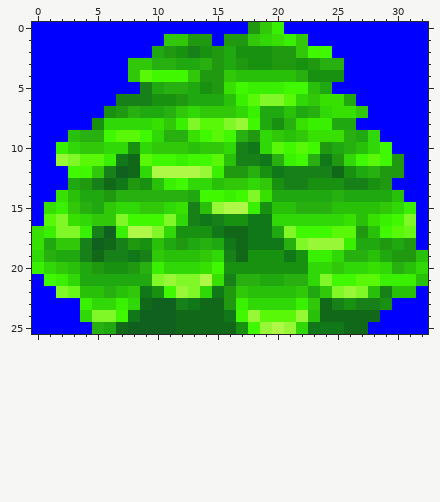
File history of a pixel-art sprite, assets/Map/Map3/image/new_intro_smallbush.png. The picture above was drawn from the file before the commit.
The file is 33x26 pixels. Pixels under 10% opacity are left out. Colours within 5 levels of each other are drawn and written as one.
Once edited:
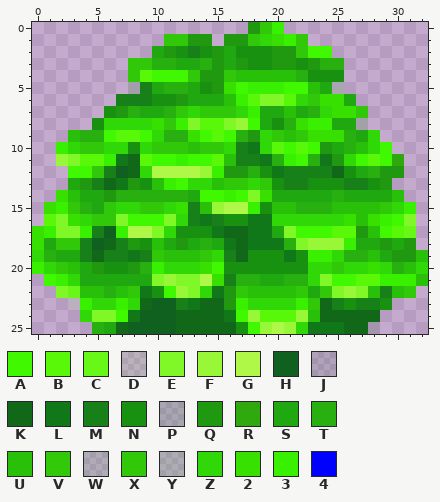
Palette (. is transparent): A #40f800  B #58f808  C #68f818  D #62eb311a  E #80f828  F #98f838  G #b0f848  H #106020  J #1261231d  K #106818  L #107818  M #188018  N #189010  P #1a8c2028  Q #209810  R #24a900ee  S #20a810  T #28b010  U #28c008  V #2acb00f2  W #28af2020  X #30c808  Y #29ba1c25  Z #30d808  2 #38e000  3 #38f000  4 #0000ff
Change:
The edit turns colour 4 into colour D in row 23 at x 3.
The edit turns colour 4 into colour J in row 25 at x 28.
The edit turns colour 4 into colour P in row 5 at x 25.
The edit turns colour Q into colour R in row 11 at x 30.
The edit turns colour U into colour V in row 22 at x 31.
The edit turns colour 4 into colour W in row 5 at x 8.
The edit turns colour 4 into colour Y in row 8 at x 27.
The author cleared colour 4 in row 0 at x 0 to 17 and 21 to 32; in row 1 at x 0 to 10, 15 and 23 to 32; in row 2 at x 0 to 9 and 25 to 32; in rows 3 to 5 at x 0 to 7 and 26 to 32; in row 6 at x 0 to 6 and 27 to 32; in row 7 at x 0 to 5 and 28 to 32.
The author cleared colour 4 in row 8 at x 0 to 4 and 28 to 32; in row 9 at x 0 to 2 and 29 to 32; in row 10 at x 0 to 1 and 30 to 32; in row 11 at x 0 to 1 and 31 to 32; in row 12 at x 0 to 2 and 31 to 32; in row 13 at x 0 to 2 and 30 to 32.
The author cleared colour 4 in row 14 at x 0 to 1 and 31 to 32; in rows 15 to 16 at x 0 and 32; in rows 17 to 18 at x 32; in row 21 at x 0; in row 22 at x 0 to 1 and 32; in row 23 at x 0 to 2 and 30 to 32.
The author cleared colour 4 in row 24 at x 0 to 3 and 29 to 32; in row 25 at x 0 to 4 and 29 to 32.
Where, in picture pixels (left, top, right, bottom), the same in both pictures:
changed: (32, 22, 248, 226)
changed: (284, 22, 428, 334)
changed: (32, 274, 92, 334)
